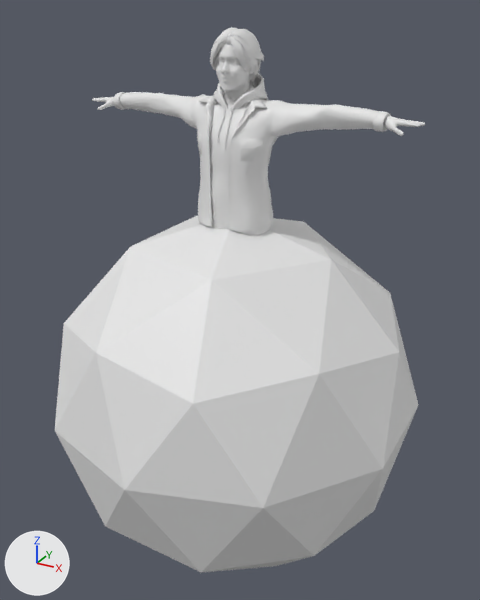
Renders of the FBX model public/models/animations/idle.fbx from each side of a commit.
One viewpoint serves both versions: a camera (50 mm lens) standing at (1.58, -2.82, 1.94) and looking at (0.01, 0.04, 0.51). Lighting does not change. The marker at lower left points along +X, +Y and +Z. The first picture is the older version. Materials are left out; every surface is plain grey.

In view in the first picture: 'Icosphere', 'avaturn_body', 'avaturn_hair_1', 'avaturn_look_0' and 1 more.
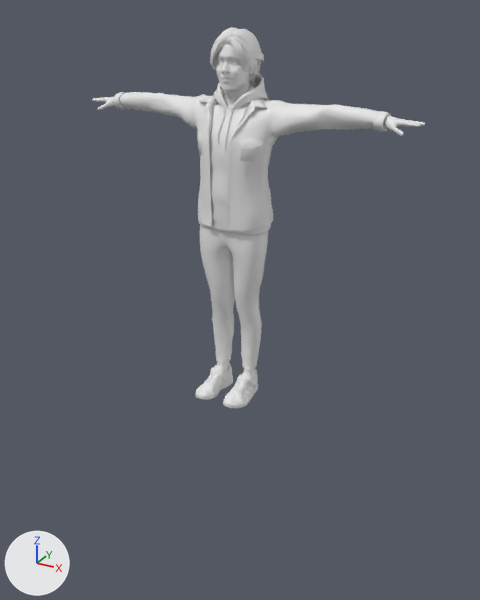
The change in detail:
Object 'Icosphere' (ob_icosphere) is deleted.

Boxes [x1, y1, x2, y2] around the edits, measured in the pictures (480 x 600 px):
'Icosphere', deleted: before [55, 216, 419, 573]
'avaturn_shoes_0', unchanged, uncovered by the edit: after [195, 362, 258, 409]
